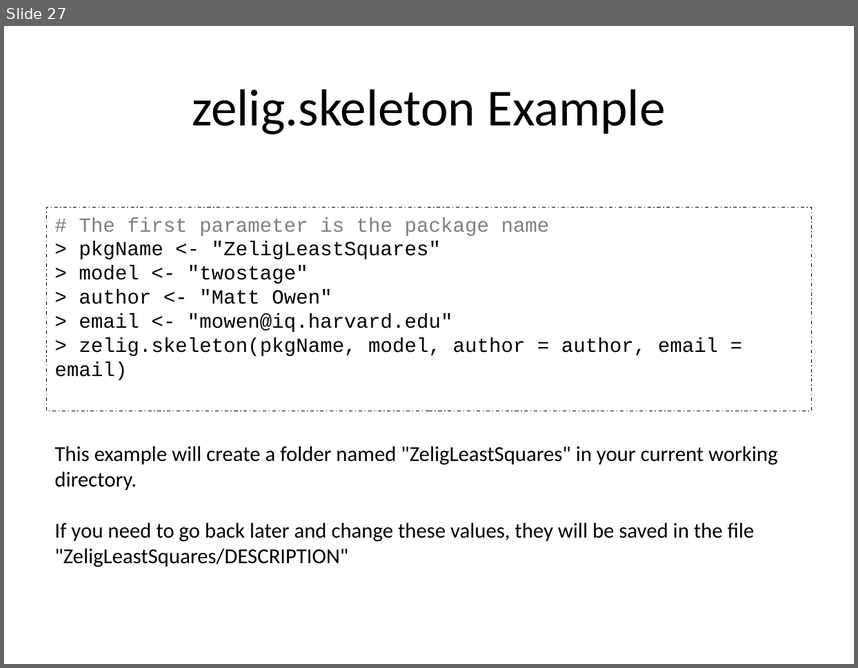
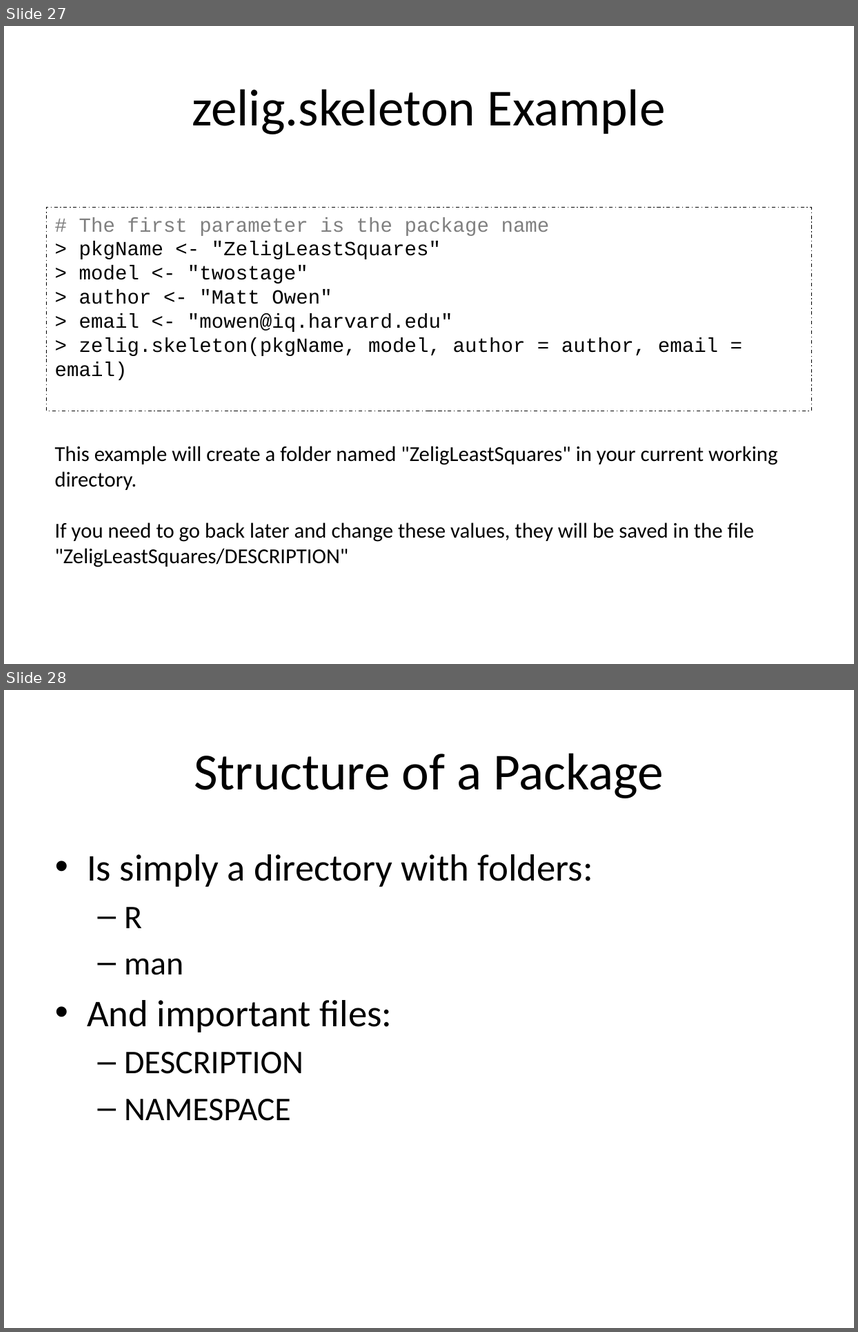
Before and after one commit to IQSS/Zelig4-Documentation, a slide deck: January-Class/Zelig4_zelig2.pptx. Shown one above the other, each under a label of ours: slide 27 before the commit, slides 27 and 28 after it. The pictures are 858x668 and 858x1332 pixels, drawn with LibreOffice and Linux fonts; fonts in the diff are those of the drawing. Boxes give left, top, right and bottom in pixels: in the first picture for what was removed or moved away, otherwise in the second. Text is boxed around its words. In the diff, an @@ line names an element or a change of style, - is before the commit and + after.

```diff
--- a/January-Class/Zelig4_zelig2.pptx
+++ b/January-Class/Zelig4_zelig2.pptx
@@ slide 28 added at [4,690,854,1328], background #FFFFFF @@
@@ title added at [194,753,663,798], 44 pt, text #000000 @@
+Structure of a Package
@@ text added at [87,854,593,1121], 32 pt, text #000000 @@
+• Is simply a directory with folders:
+  – R
+  – man
+• And important files:
+  – DESCRIPTION
+  – NAMESPACE
```
Also in this commit, not shown: 7 other slides added.
